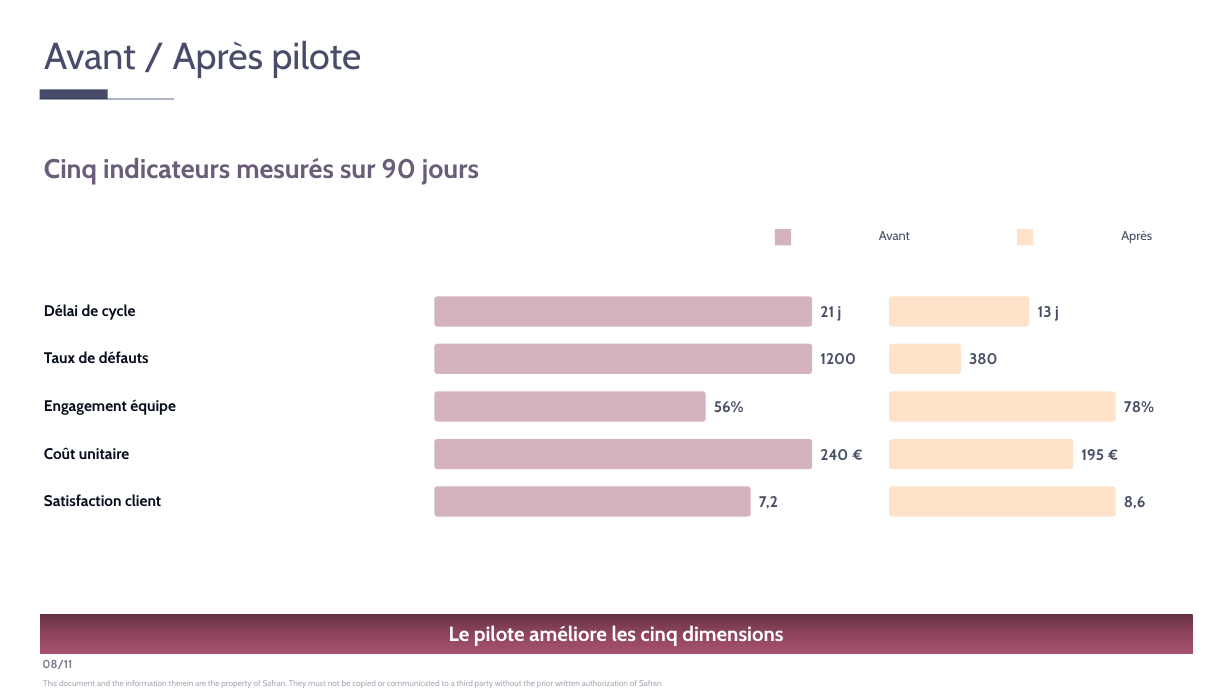
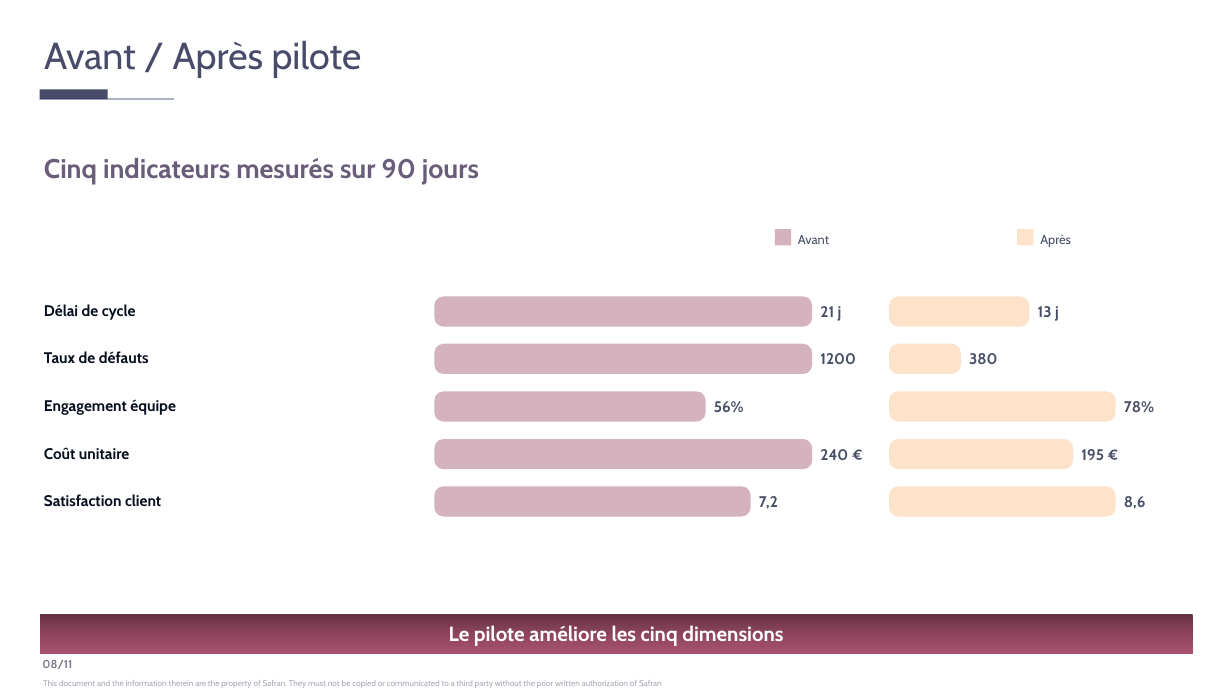
Before and after one commit to jpapasidero/Skill_Jessica_template_Claude, a slide deck: slide 8 of test_corretion_elements_graphiques.pptx. Drawn at 1232x693 pixels with LibreOffice and Linux fonts; fonts in the diff are those of the drawing. Boxes give left, top, right and bottom in pixels: in the first picture for what was removed or moved away, otherwise in the second. Text is boxed around its words. In the diff, an @@ line names an element or a change of style, - is before the commit and + after.

```diff
--- a/test_corretion_elements_graphiques.pptx
+++ b/test_corretion_elements_graphiques.pptx
@@ text "Avant" at [798, 235, 829, 244]: alignment centre to left; vertical alignment top to middle @@
@@ text "Après" at [1040, 235, 1071, 247]: alignment centre to left; vertical alignment top to middle @@
@@ proportions changed in 10 elements at [434, 297, 812, 327], [889, 297, 1030, 327], [434, 344, 812, 374], [889, 344, 961, 374], [434, 392, 706, 422], [889, 392, 1116, 422], [434, 439, 812, 470], [889, 439, 1073, 470], [434, 486, 750, 517], [889, 486, 1116, 517] @@
```
Also in this commit, not shown: 2 other slides changed, 8 other files.
